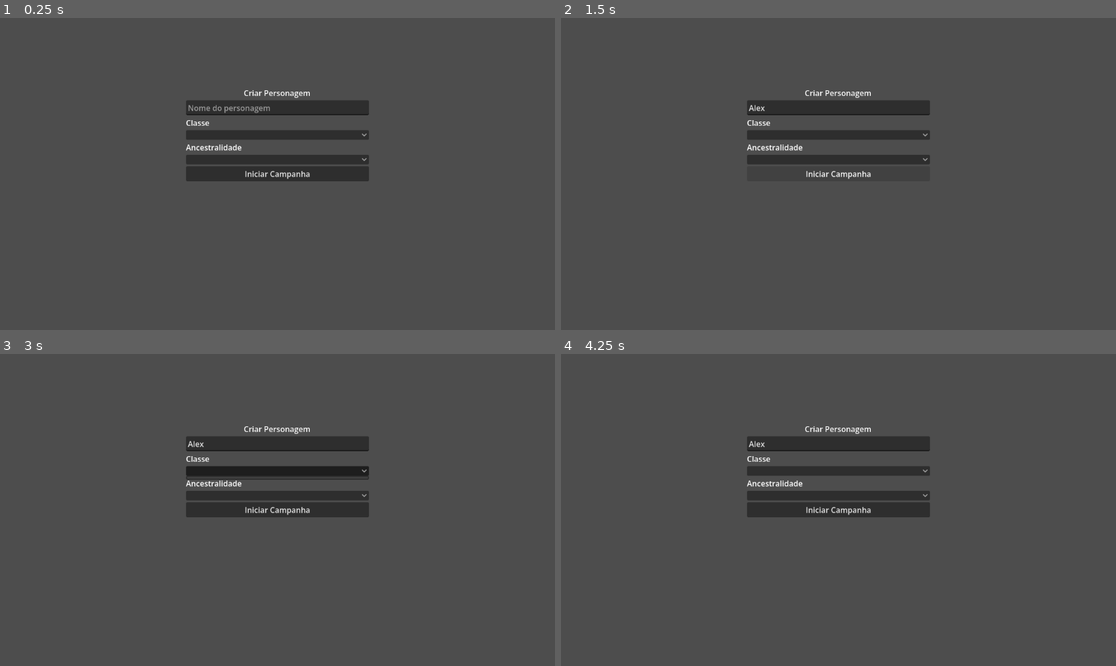
Above: before the commit, frames 1-4 (two rows, left to right).
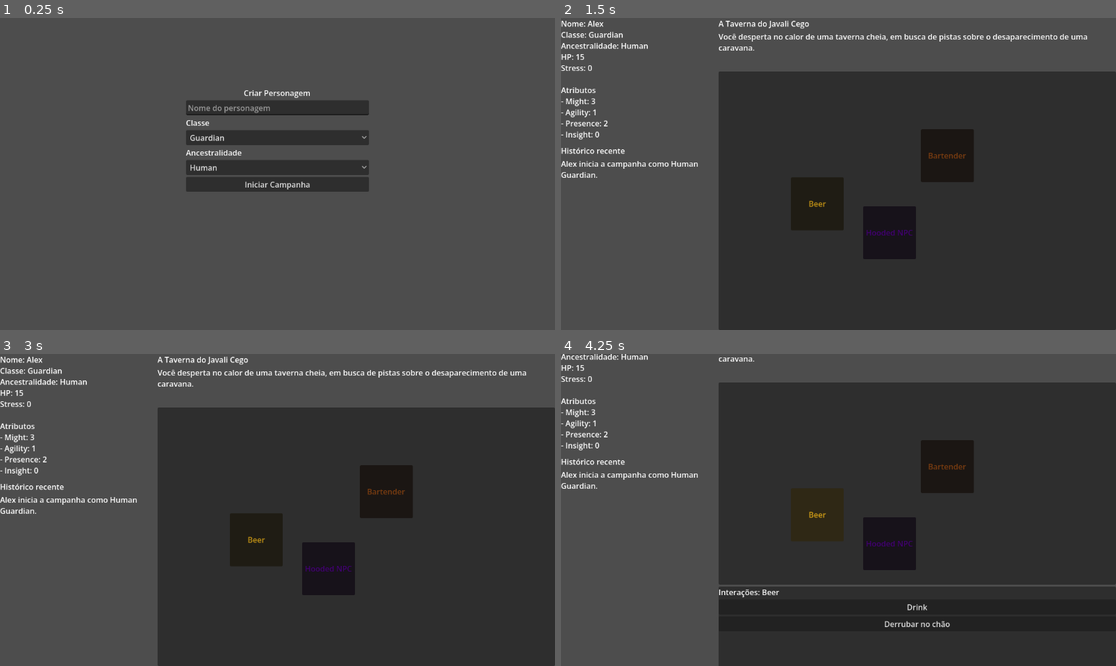
Above: after the commit, the same moments.

Repository: vmagione/Story-RPG
Game: Godot game, scene res://Scenes/Main.tscn
Same seed, same stepped clock (60 frames per second), same inputs: the game is played once before the commit and once after it.
Inputs (mouse positions are in pixels of both pictures, inside the frame that each line leads up to):
- Up to frame 1 (0.25 s): no input
- Up to frame 2 (1.5 s): click (838, 108) at 0.52 s; type "Alex" at 0.6 s; click "Iniciar Campanha" at 1.25 s
- Up to frame 3 (3 s): click (277, 510) at 2 s, where only the run before the commit has a clickable "Iniciar Campanha"; click (277, 472) at 2.77 s
- Up to frame 4 (4.25 s): click (816, 541) at 3.5 s, where only the run after the commit has a clickable "Beer"

The runs differ from the first frame. In frame 1, 2.7% of the frame differs, in the area x 33-67%, y 36-56%; in frame 2, 56%; in frame 3, 56%; in frame 4, 61%, in the area x 0-100%, y 0-100%.
Error before the commit: Parse Error: Expected loop variable name after "for". (res://Scripts/ui/main_game.gd:35)

Commit message:
Correções sintaxes gdscript
Correções sintaxes gdscript

Diff:
--- a/Scenes/Main.tscn
+++ b/Scenes/Main.tscn
@@ -1,6 +1,6 @@
-[gd_scene load_steps=2 format=3]
+[gd_scene load_steps=2 format=3 uid="uid://baojaohwfd1gk"]
 
-[ext_resource type="Script" path="res://Scripts/ui/main_game.gd" id="1_0v65n"]
+[ext_resource type="Script" uid="uid://d1kp8hglqlbi" path="res://Scripts/ui/main_game.gd" id="1_0v65n"]
 
 [node name="Main" type="Control"]
 layout_mode = 3
@@ -23,6 +23,8 @@
 offset_top = -180.0
 offset_right = 190.0
 offset_bottom = 180.0
+grow_horizontal = 2
+grow_vertical = 2
 
 [node name="Title" type="Label" parent="CharacterCreation"]
 layout_mode = 2
--- a/Scripts/core/game_state.gd
+++ b/Scripts/core/game_state.gd
@@ -9,8 +9,8 @@
 var history: Array[String] = []
 var current_scene_id := ""
 
-func create_character(name: String, class_name: String, ancestry: String) -> void:
-	var class_data: Dictionary = CampaignData.get_classes().get(class_name, {})
+func create_character(name: String, player_class_name: String, ancestry: String) -> void:
+	var class_data: Dictionary = CampaignData.get_classes().get(player_class_name, {})
 	var ancestry_data: Dictionary = CampaignData.get_ancestries().get(ancestry, {})
 	var base_attributes := {
 		"might": int(class_data.get("might", 0)),
@@ -23,7 +23,7 @@
 
 	character = {
 		"name": name,
-		"class": class_name,
+		"class": player_class_name,
 		"ancestry": ancestry,
 		"attributes": base_attributes,
 		"hp": 12 + int(base_attributes["might"]),
@@ -32,7 +32,7 @@
 
 	flags.clear()
 	history.clear()
-	_add_history("%s inicia a campanha como %s %s." % [name, ancestry, class_name])
+	_add_history("%s inicia a campanha como %s %s." % [name, ancestry, player_class_name])
 	go_to_scene("tavern_start")
 
 func go_to_scene(scene_id: String) -> void:
--- a/Scripts/ui/main_game.gd
+++ b/Scripts/ui/main_game.gd
@@ -32,8 +32,8 @@
 	interaction_panel.visible = false
 
 func _populate_creation_options() -> void:
-	for class_name: String in CampaignData.get_classes().keys():
-		class_select.add_item(class_name)
+	for player_class_name: String in CampaignData.get_classes().keys():
+		class_select.add_item(player_class_name)
 	for ancestry_name: String in CampaignData.get_ancestries().keys():
 		ancestry_select.add_item(ancestry_name)
 
Not shown: 2 places in Scenes/Main.tscn that only renumber resources
Not shown, added: Scripts/core/campaign_data.gd.uid
Not shown, added: Scripts/core/game_state.gd.uid
Not shown, added: Scripts/ui/main_game.gd.uid
